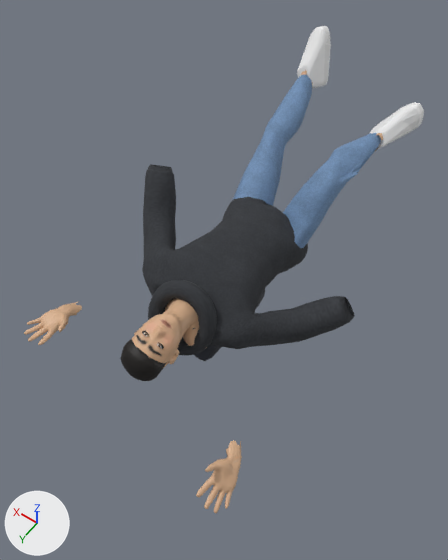
A saved change to the glTF model characters/exports/student_minh.glb.
Both versions are drawn from a camera (50 mm lens) standing at (-0.842, 1.919, 1.951) and looking at (0.006, 0.732, 0.085). The lights are fixed; the arrows at lower left show +X, +Y and +Z. The first picture is the older version. Both versions are drawn at frame 29 of the action 'die'; the numbers are the values there. Vertices at exactly the same position are counted once.

The scene before the commit, as lines of its bpy script (objects in view):
```python
ob_backpack_001 = bpy.data.objects.new('backpack.001', me_cube_001)
ob_backpack_001.location = (0.0, 0.0, 0.0)
ob_hair_001 = bpy.data.objects.new('hair.001', me_student_minh_body_008)
ob_hair_001.location = (0.0, 0.0, 0.0)
ob_hood_001 = bpy.data.objects.new('hood.001', me_torus_001)
ob_hood_001.location = (0.0, 0.0, 0.0)
ob_hoodie_001 = bpy.data.objects.new('hoodie.001', me_student_minh_body_010)
ob_hoodie_001.location = (0.0, 0.0, 0.0)
ob_jeans_001 = bpy.data.objects.new('jeans.001', me_student_minh_body_011)
ob_jeans_001.location = (0.0, 0.0, 0.0)
ob_sneaker_l_001 = bpy.data.objects.new('sneaker_l.001', me_sneaker_002)
ob_sneaker_l_001.location = (0.0, 0.0, 0.0)
ob_sneaker_r_001 = bpy.data.objects.new('sneaker_r.001', me_sneaker_003)
ob_sneaker_r_001.location = (0.0, 0.0, 0.0)
ob_student_minh_body_dressed = bpy.data.objects.new('student_minh_body_dressed', me_student_minh_body_013)
ob_student_minh_body_dressed.location = (0.0, 0.0, 0.0)
```
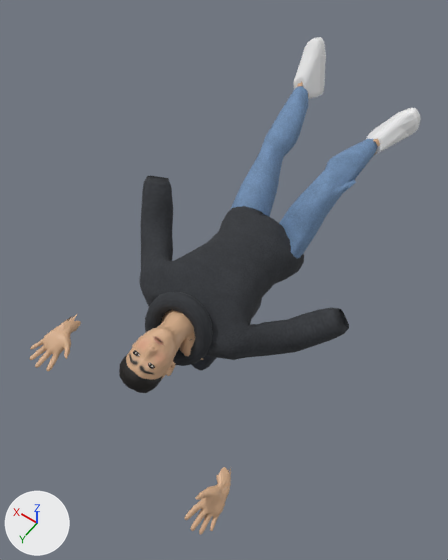
Where the change shows, as pixel boxes (x1, y1, x2, y2) in the pictures (448 x 560 px; the box of a moved part takes in the faces that stretch with it):
'hoodie.001', reshaped: before (142, 164, 355, 349); after (139, 176, 349, 360)
'jeans.001', reshaped: before (233, 75, 381, 248); after (230, 86, 378, 258)
'student_minh_body_dressed', reshaped: before (24, 70, 383, 513); after (29, 81, 380, 535)
'hood.001', reshaped: before (148, 280, 217, 356); after (145, 292, 213, 366)
'sneaker_l.001', reshaped: before (297, 26, 331, 88); after (293, 37, 326, 99)
'hair.001', reshaped: before (120, 339, 165, 381); after (119, 355, 175, 393)
'backpack.001', reshaped: before (193, 289, 265, 361); after (191, 298, 262, 371)
part 7 of me_student_minh_body_013, moved or reshaped: before (196, 440, 242, 513); after (185, 467, 231, 535)
part 8 of me_student_minh_body_013, moved or reshaped: before (375, 133, 383, 151); after (373, 139, 380, 156)
part 9 of me_student_minh_body_013, moved or reshaped: before (24, 302, 82, 345); after (29, 315, 81, 371)
part 10 of me_student_minh_body_013, moved or reshaped: before (301, 70, 313, 84); after (297, 81, 309, 97)
part 11 of me_student_minh_body_013, moved or reshaped: before (132, 298, 207, 368); after (126, 310, 203, 380)

The change, as a diff of the scene's bpy script:
```diff
--- a/characters/exports/student_minh.glb.py
+++ b/characters/exports/student_minh.glb.py
@@ me_cube_001 @@
-me_cube_001.from_pydata(...)  # 56 vertices, 108 faces; spans x -0.117..0.196, y 0.584..0.993, z -0.14..0.089
+me_cube_001.from_pydata(...)  # 56 vertices, 108 faces; spans x -0.115..0.197, y 0.604..1.014, z -0.182..0.045
+# me_cube_001 part 1: the whole mesh is multiplied about its middle by the matrix ((1.0, 0.006, -0.004), (-0.006, 1.0, 0.008), (0.004, -0.008, 1.0)), then moved by (0.002, 0.021, -0.043)
 me_cube_001.materials.append(mat_cloth_backpack_2a2f3a)
@@ me_student_minh_body_008 @@
-me_student_minh_body_008.from_pydata(...)  # 902 vertices, 1800 faces; spans x -0.072..0.08, y 1.062..1.269, z 0.041..0.238
+me_student_minh_body_008.from_pydata(...)  # 902 vertices, 1800 faces; spans x -0.062..0.089, y 1.073..1.29, z -0.031..0.148
+# me_student_minh_body_008 part 2: 902 of 902 vertices moved; they spanned x -0.072..0.08, y 1.062..1.269, z 0.041..0.238 and now span x -0.062..0.089, y 1.073..1.29, z -0.031..0.148; mean shift (0.008, 0.008, -0.074)
 me_student_minh_body_008.materials.append(mat_hairbaked_crop_151210)
@@ me_torus_001 @@
-me_torus_001.from_pydata(...)  # 150 vertices, 300 faces; spans x -0.136..0.137, y 0.921..1.068, z -0.007..0.292
+me_torus_001.from_pydata(...)  # 150 vertices, 300 faces; spans x -0.133..0.14, y 0.945..1.088, z -0.053..0.247
+# me_torus_001 part 3: the whole mesh is multiplied about its middle by the matrix ((1.0, 0.006, -0.004), (-0.006, 1.0, 0.008), (0.004, -0.008, 1.0)), then moved by (0.002, 0.022, -0.045)
 me_torus_001.materials.append(mat_cloth_hoodie_3a3d42)
@@ me_student_minh_body_010 @@
-me_student_minh_body_010.from_pydata(...)  # 1296 vertices, 2600 faces; spans x -0.49..0.431, y 0.391..1.007, z -0.049..0.394
+me_student_minh_body_010.from_pydata(...)  # 1296 vertices, 2600 faces; spans x -0.49..0.431, y 0.413..1.029, z -0.089..0.353
+# me_student_minh_body_010 part 4: the whole mesh is multiplied about its middle by the matrix ((1.0, 0.006, -0.004), (-0.006, 1.0, 0.008), (0.004, -0.008, 1.0)), then moved by (0.001, 0.023, -0.042)
 me_student_minh_body_010.materials.append(mat_cloth_hoodie_3a3d42)
@@ me_student_minh_body_011 @@
-me_student_minh_body_011.from_pydata(...)  # 998 vertices, 2000 faces; spans x -0.225..0.276, y -0.226..0.54, z -0.016..0.378
+me_student_minh_body_011.from_pydata(...)  # 998 vertices, 2000 faces; spans x -0.233..0.276, y -0.207..0.563, z -0.061..0.341
+# me_student_minh_body_011 part 5: 998 of 998 vertices moved; they spanned x -0.225..0.276, y -0.226..0.54, z -0.016..0.378 and now span x -0.233..0.276, y -0.207..0.563, z -0.061..0.341; mean shift (0.0, 0.022, -0.045)
 me_student_minh_body_011.materials.append(mat_cloth_jeans_7b9cc4)
@@ me_sneaker_002 @@
-me_sneaker_002.from_pydata(...)  # 351 vertices, 700 faces; spans x 0.183..0.317, y -0.379..-0.201, z 0.284..0.525
+me_sneaker_002.from_pydata(...)  # 351 vertices, 700 faces; spans x 0.187..0.322, y -0.355..-0.182, z 0.238..0.48
+# me_sneaker_002 part 6: the whole mesh is multiplied about its middle by the matrix ((1.0, -0.027, 0.004), (0.026, 0.999, 0.018), (-0.005, -0.018, 1.0)), then moved by (0.004, 0.021, -0.046)
 me_sneaker_002.materials.append(mat_sneakerupper_f2f2f2)
@@ me_student_minh_body_013 @@
-me_student_minh_body_013.from_pydata(...)  # 2631 vertices, 5098 faces; spans x -0.51..0.44, y -0.24..1.47, z 0.05..0.39
+me_student_minh_body_013.from_pydata(...)  # 2631 vertices, 5098 faces; spans x -0.48..0.39, y -0.22..1.52, z -0.04..0.34
+# me_student_minh_body_013 part 7: the loose piece of 543 vertices spanning x -0.51..-0.41, y 1.25..1.47, z 0.1..0.22 is multiplied about its middle by the matrix ((0.984, 0.063, -0.166), (-0.054, 0.997, 0.059), (0.17, -0.049, 0.984)), then moved by (0.01, 0.05, -0.13)
+# me_student_minh_body_013 part 8: the loose piece of 35 vertices spanning x -0.2..-0.14, y -0.13..-0.06, z 0.24..0.32 is moved by (0.0, 0.02, -0.02)
+# me_student_minh_body_013 part 9: the loose piece of 543 vertices spanning x 0.3..0.44, y 1.13..1.37, z 0.08..0.16 is multiplied about its middle by the matrix ((0.963, -0.098, -0.232), (0.156, 0.951, 0.247), (0.197, -0.275, 0.936)), then moved by (-0.04, 0.04, -0.05)
+# me_student_minh_body_013 part 10: the loose piece of 35 vertices spanning x 0.21..0.27, y -0.24..-0.19, z 0.29..0.39 is moved by (0.0, 0.02, -0.05)
+# me_student_minh_body_013 part 11: 1475 of 2631 vertices moved; they spanned x -0.12..0.14, y 0.91..1.26, z 0.05..0.27 and now span x -0.12..0.14, y 0.93..1.28, z -0.02..0.22; mean shift (0.0, 0.03, -0.06); largest move (-0.01, 1.25, 0.2) -> (0.01, 1.28, 0.1)
 me_student_minh_body_013.materials.append(mat_skin_student_minh_body)
```
